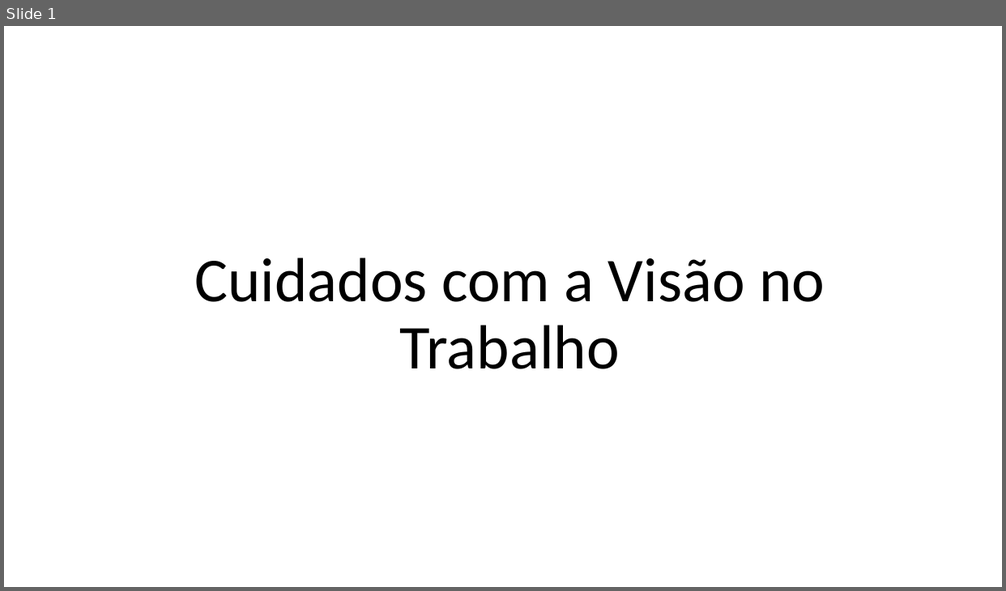
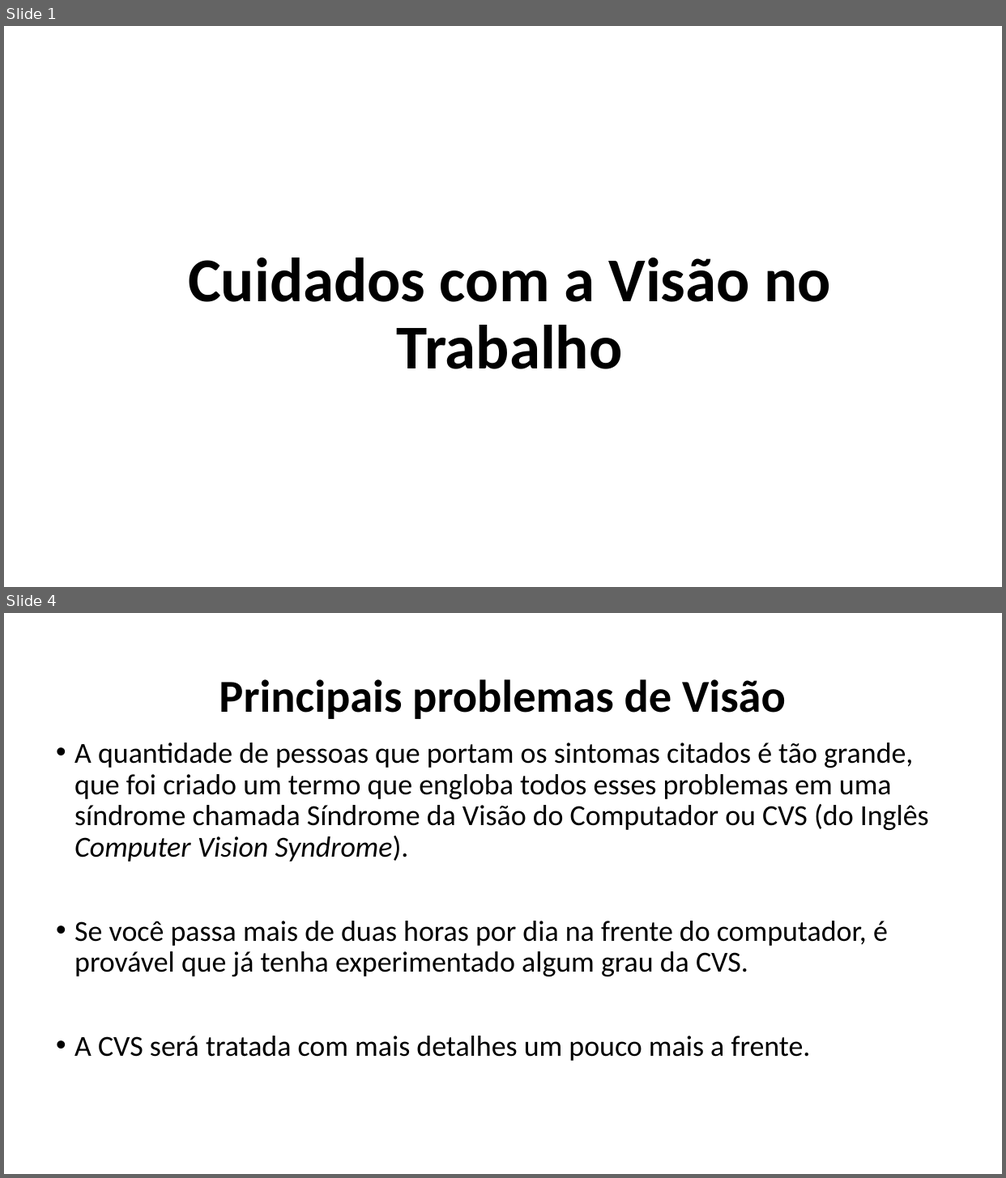
Before and after one commit to marilucindo/SemadecArquives, a slide deck: Docs.28.01/Cuidados com a Visão no Trabalho.pptx. Shown one above the other, each under a label of ours: slide 1 before the commit, slides 1 and 4 after it; the slides between them are not shown. The pictures are 1006x591 and 1006x1178 pixels, drawn with LibreOffice and Linux fonts; fonts in the diff are those of the drawing. Boxes give left, top, right and bottom in pixels: in the first picture for what was removed or moved away, otherwise in the second. Text is boxed around its words. In the diff, an @@ line names an element or a change of style, - is before the commit and + after.

```diff
--- a/Docs.28.01/Cuidados com a Visão no Trabalho.pptx
+++ b/Docs.28.01/Cuidados com a Visão no Trabalho.pptx
@@ slide 4 added at (4,613,1002,1174), background #FFFFFF @@
@@ title added at (219,679,786,719), 44 pt, text #000000, bold @@
+Principais problemas de Visão
@@ text added at (74,743,929,1061), 28 pt, text #000000 @@
+• A quantidade de pessoas que portam os sintomas citados é tão grande, que foi criado um termo que engloba todos esses problemas em uma síndrome chamada Síndrome da Visão do Computador ou CVS (do Inglês Computer Vision Syndrome).
+• Se você passa mais de duas horas por dia na frente do computador, é provável que já tenha experimentado algum grau da CVS.
+• A CVS será tratada com mais detalhes um pouco mais a frente.
@@ slide 1 changed as well @@
@@ title "Cuidados com a Visão no ..." at (188,258,831,369): bold on @@
```
Also in this commit, not shown: 2 other slides changed, 3 other slides added, 1 slide removed, 2 other files.
